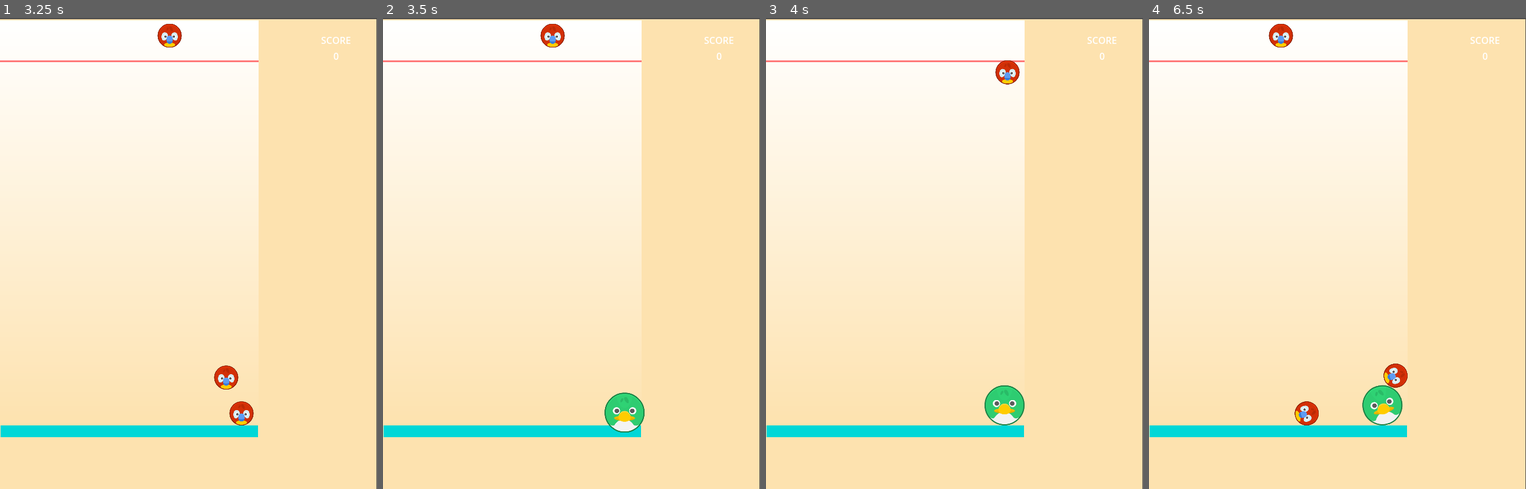
Above: before the commit, frames 1-4 (left to right).
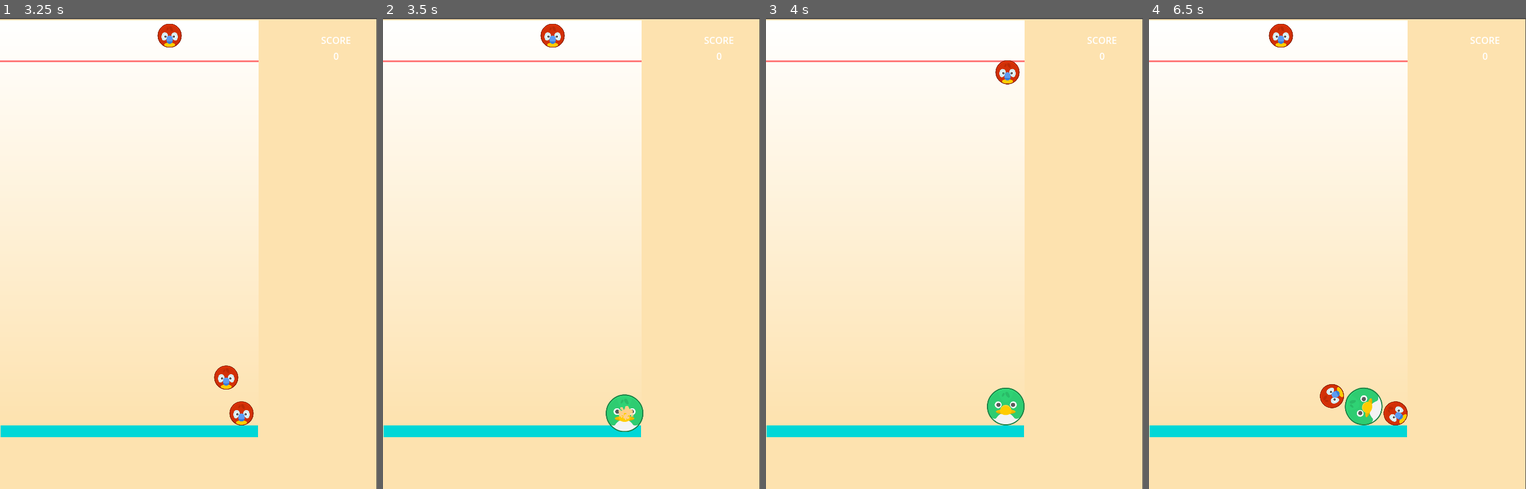
Above: after the commit, the same moments.

Repository: saadin/suika-like-game
Game: Godot game, scene res://scenes/main.tscn
Two runs of this game, one before a commit and one after it. Both use one fixed random seed, a clock stepped at 60 frames per second and the inputs below.
Inputs (mouse positions are in pixels of both pictures, inside the frame that each line leads up to):
- Up to frame 1 (3.25 s): tap Enter at 0.5 s; move the mouse to (271, 229) at 0.52 s; click (271, 229) at 0.6 s; move the mouse to (113, 277) at 1.27 s; click (113, 277) at 1.35 s; move the mouse to (226, 149) at 2.02 s; click (226, 149) at 2.1 s; move the mouse to (169, 347) at 2.77 s; click (169, 347) at 2.85 s
- Up to frame 2 (3.5 s): no input
- Up to frame 3 (4 s): move the mouse to (1067, 324) at 3.52 s; click (1067, 324) at 3.6 s
- Up to frame 4 (6.5 s): move the mouse to (1224, 182) at 4.27 s; click (1224, 182) at 4.35 s; move the mouse to (1356, 253) at 5.02 s; click (1356, 253) at 5.1 s; move the mouse to (1280, 135) at 5.77 s; click (1280, 135) at 5.85 s

Frame 1 is identical in both runs. In frame 2, 0.3% of the frame differs, in the area x 58-70%, y 79-88%; in frame 3, 0.3%; in frame 4, 1.9%, in the area x 38-69%, y 73-87%.

Commit message:
Added particles, sound effect and reduced friction

Diff:
--- a/scenes/main.tscn
+++ b/scenes/main.tscn
@@ -1,8 +1,9 @@
-[gd_scene load_steps=6 format=3 uid="uid://dgu5y5q1nkkpp"]
+[gd_scene load_steps=7 format=3 uid="uid://dgu5y5q1nkkpp"]
 
 [ext_resource type="Script" path="res://scripts/spawn_manager.gd" id="1_3k3c7"]
 [ext_resource type="PackedScene" uid="uid://b62us4y4k3pw2" path="res://scenes/game_board.tscn" id="1_w6h4d"]
 [ext_resource type="PackedScene" uid="uid://bqqptpfns11b" path="res://scenes/HUD.tscn" id="3_tj8v5"]
+[ext_resource type="AudioStream" uid="uid://ip4cgel68q8c" path="res://assets/merge_sound.ogg" id="4_7s4yr"]
 
 [sub_resource type="Gradient" id="Gradient_pxmgd"]
 offsets = PackedFloat32Array(1)
@@ -26,4 +27,8 @@
 [node name="SpawnTimer" type="Timer" parent="."]
 one_shot = true
 
+[node name="MergeSound" type="AudioStreamPlayer" parent="."]
+stream = ExtResource("4_7s4yr")
+volume_db = -8.8
+
 [connection signal="timeout" from="SpawnTimer" to="." method="_on_spawn_timer_timeout"]
--- a/scenes/mergable.tscn
+++ b/scenes/mergable.tscn
@@ -1,13 +1,17 @@
-[gd_scene load_steps=4 format=3 uid="uid://qew1gbtbd2xf"]
+[gd_scene load_steps=5 format=3 uid="uid://qew1gbtbd2xf"]
 
 [ext_resource type="Script" path="res://scripts/mergable.gd" id="1_gynql"]
 [ext_resource type="Texture2D" uid="uid://dyqgctd1onuqp" path="res://assets/1-parrot.png" id="2_mykdi"]
+
+[sub_resource type="PhysicsMaterial" id="PhysicsMaterial_qnyau"]
+friction = 0.4
 
 [sub_resource type="CircleShape2D" id="CircleShape2D_q2ghi"]
 radius = 69.0
 
 [node name="Mergable" type="RigidBody2D"]
 mass = 0.2
+physics_material_override = SubResource("PhysicsMaterial_qnyau")
 continuous_cd = 2
 contact_monitor = true
 max_contacts_reported = 20
--- /dev/null
+++ b/scenes/poof_particle.tscn
@@ -0,0 +1,33 @@
+[gd_scene load_steps=4 format=3 uid="uid://o580p0xwubq"]
+
+[ext_resource type="Script" path="res://scripts/poof_particles.gd" id="1_govvo"]
+
+[sub_resource type="Curve" id="Curve_6qsg7"]
+_data = [Vector2(0.00921659, 1), 0.0, 0.0, 0, 0, Vector2(1, 0.164835), 0.0, 0.0, 0, 0]
+point_count = 2
+
+[sub_resource type="Gradient" id="Gradient_of0p3"]
+offsets = PackedFloat32Array(0.619048, 1)
+colors = PackedColorArray(1, 0.814952, 0.533377, 1, 1, 1, 1, 1)
+
+[node name="PoofParticle" type="Node2D"]
+script = ExtResource("1_govvo")
+
+[node name="CPUParticles2D" type="CPUParticles2D" parent="."]
+emitting = false
+amount = 70
+lifetime = 0.5
+one_shot = true
+explosiveness = 1.0
+randomness = 0.13
+direction = Vector2(0, 0)
+spread = 180.0
+gravity = Vector2(0, 0)
+initial_velocity_min = 20.0
+initial_velocity_max = 100.0
+scale_amount_min = 2.0
+scale_amount_max = 5.0
+scale_amount_curve = SubResource("Curve_6qsg7")
+color_ramp = SubResource("Gradient_of0p3")
+
+[connection signal="finished" from="CPUParticles2D" to="." method="_on_cpu_particles_2d_finished"]
--- a/scripts/mergable.gd
+++ b/scripts/mergable.gd
@@ -20,19 +20,33 @@
 		self.level = level
 		self.scale = Vector2.ONE * mergable_scale
 
+# sizes from suika.gg:
+#w: 423
+#h: 577
+#1: 30
+#2: 47
+#3: 63
+#4: 70
+#5: 90
+#6: 109
+#7: 113
+#8: 155
+#9: 184
+#10: 256
+#11: 244
 
 var _levels: Dictionary = {
 	1: LevelSpec.new(1, 0.3, 2, preload("res://assets/1-parrot.png")),
-	2: LevelSpec.new(2, 0.5, 3, preload("res://assets/2-duck.png")),
-	3: LevelSpec.new(3, 0.55, 6, preload("res://assets/3-penguin.png")),
-	4: LevelSpec.new(4, 0.57, 10, preload("res://assets/4-sloth.png")),
-	5: LevelSpec.new(5, 0.65, 15, preload("res://assets/5-gorilla.png")),
-	6: LevelSpec.new(6, 0.75, 21, preload("res://assets/6-panda.png")),
-	7: LevelSpec.new(7, 0.82, 28, preload("res://assets/7-cow.png")),
-	8: LevelSpec.new(8, 0.97, 36, preload("res://assets/8-hippo.png")),
-	9: LevelSpec.new(9, 1.05, 45, preload("res://assets/9-giraffe.png")),
-	10: LevelSpec.new(10, 1.1, 55, preload("res://assets/10-elephant.png")),
-	11: LevelSpec.new(11, 1.25, 66, preload("res://assets/11-whale.png")),
+	2: LevelSpec.new(2, 0.47, 3, preload("res://assets/2-duck.png")),
+	3: LevelSpec.new(3, 0.63, 6, preload("res://assets/3-penguin.png")),
+	4: LevelSpec.new(4, 0.70, 10, preload("res://assets/4-sloth.png")),
+	5: LevelSpec.new(5, 0.90, 15, preload("res://assets/5-gorilla.png")),
+	6: LevelSpec.new(6, 1.09, 21, preload("res://assets/6-panda.png")),
+	7: LevelSpec.new(7, 1.13, 28, preload("res://assets/7-cow.png")),
+	8: LevelSpec.new(8, 1.55, 36, preload("res://assets/8-hippo.png")),
+	9: LevelSpec.new(9, 1.84, 45, preload("res://assets/9-giraffe.png")),
+	10: LevelSpec.new(10, 2.56, 55, preload("res://assets/10-elephant.png")),
+	11: LevelSpec.new(11, 2.44, 66, preload("res://assets/11-whale.png")),
 }
 
 
--- /dev/null
+++ b/scripts/poof_particles.gd
@@ -0,0 +1,14 @@
+extends Node2D
+
+
+# Called when the node enters the scene tree for the first time.
+func _ready() -> void:
+	$CPUParticles2D.restart()
+
+
+# Called every frame. 'delta' is the elapsed time since the previous frame.
+func _process(delta: float) -> void:
+	pass
+
+func _on_cpu_particles_2d_finished() -> void:
+	queue_free()
--- a/scripts/spawn_manager.gd
+++ b/scripts/spawn_manager.gd
@@ -1,6 +1,7 @@
 extends Node2D
 
 const MERGABLE_SCENE = preload("res://scenes/mergable.tscn")
+const POOF_PARTICLE_SCENE = preload("res://scenes/poof_particle.tscn")
 const MAX_LEVEL: int = 5
 var _max_spawned_level: int = 1
 var _next_item: Mergable = null
@@ -11,7 +12,6 @@
 
 # Called when the node enters the scene tree for the first time.
 func _ready() -> void:
-	#SignalBus.items_merging.connect(self._on_items_merging)
 	SignalBus.mergable_items_collided.connect(_on_mergable_items_collided)
 	_spawn_next_item()
 
@@ -62,8 +62,6 @@
 	other_item.disable_collision()
 	target_item.disable_collision()
 	call_deferred("_start_merge_animation", target_item, other_item)
-	#call_deferred("_spawn_mergable", spawn_level, spawn_position)
-	#_spawn_mergable(spawn_level, spawn_position)
 
 func _start_merge_animation(target_item: Mergable, other_item: Mergable):
 	var tween: Tween = create_tween()
@@ -71,10 +69,12 @@
 	tween.tween_callback(_remove_merged_items.bind(target_item, other_item))
 
 func _remove_merged_items(target_item: Mergable, other_item: Mergable):
-	#target_item.queue_free()
+	_spawn_merge_particles(target_item.position)
+	_play_merge_sound()
+
 	target_item.shrink_and_remove()
-	#other_item.queue_free()
 	other_item.shrink_and_remove()
+
 	var spawn_level = target_item.mergable_level + 1
 	var spawn_position = target_item.position
 	_spawn_mergable(spawn_level, spawn_position)
@@ -83,6 +83,12 @@
 func _on_spawn_timer_timeout() -> void:
 	_spawn_next_item()
 
-# ====================================
-#func _on_items_merging(collision_point: Vector2, spawn_level: int):
-	#_spawn_mergable(spawn_level, collision_point)
+
+func _spawn_merge_particles(particle_position: Vector2):
+	var particle: Node2D = POOF_PARTICLE_SCENE.instantiate()
+	particle.position = particle_position
+	particle.z_index = 10
+	add_child(particle)
+
+func _play_merge_sound():
+	$MergeSound.play()
Not shown, added: assets/merge_sound.ogg.import
Not shown, added: assets/merge_sound.ogg
